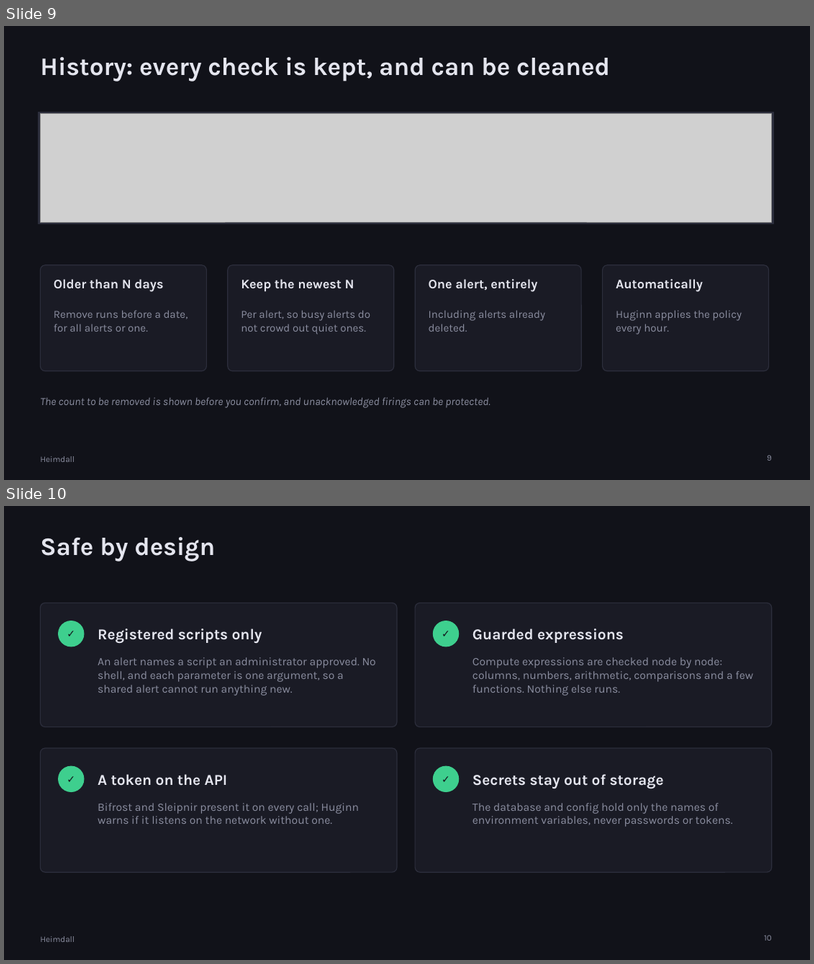
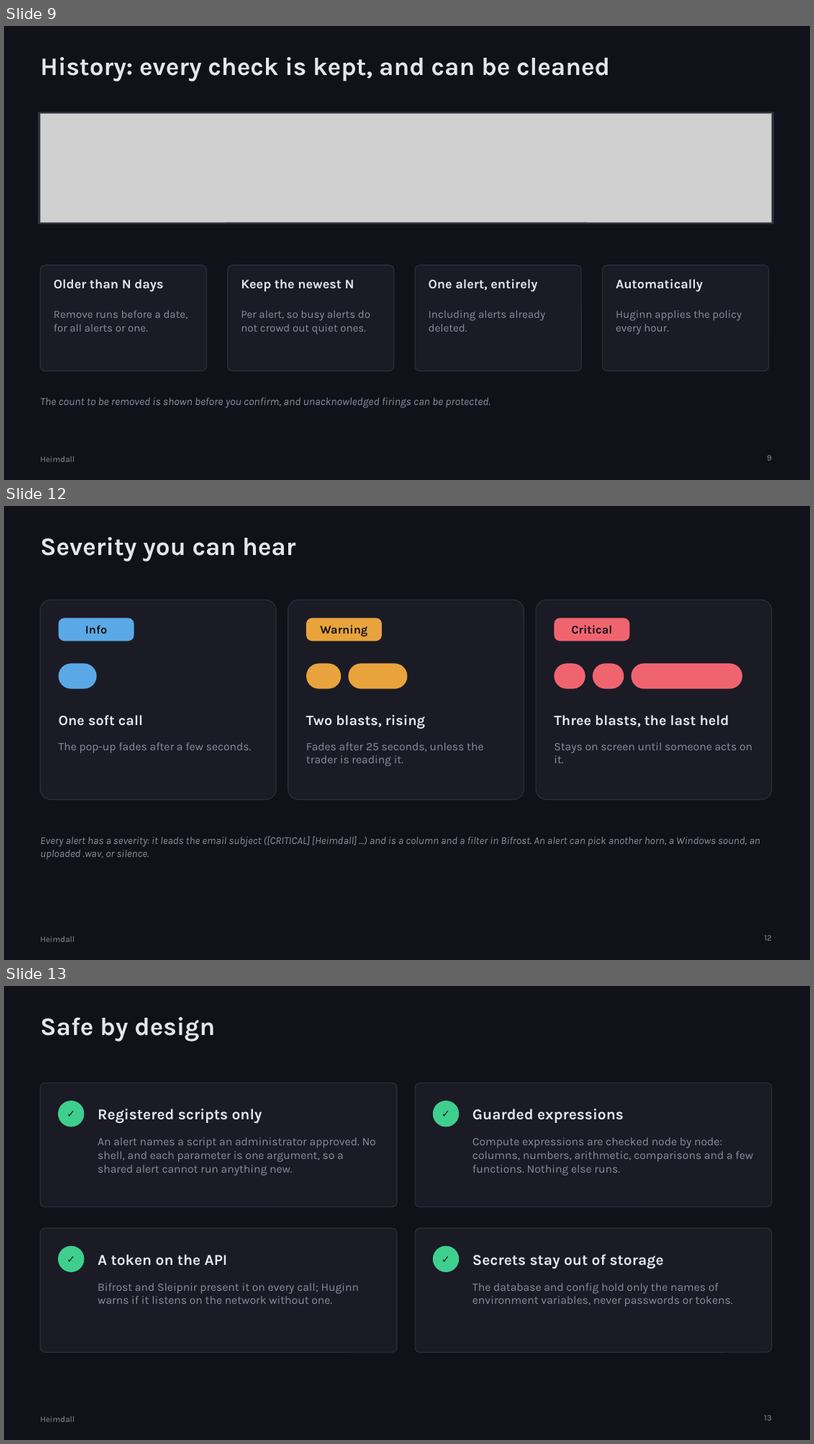
Before and after one commit to kas77000/heimdall, a slide deck: docs/presentation/Heimdall.pptx. Shown one above the other, each under a label of ours: slides 9 and 10 before the commit, slides 9, 12 and 13 after it; the slides between them are not shown. The pictures are 814x964 and 814x1444 pixels, drawn with LibreOffice and Linux fonts; fonts in the diff are those of the drawing; grey boxes stand for pictures. Boxes give left, top, right and bottom in pixels: in the first picture for what was removed or moved away, otherwise in the second. Text is boxed around its words. In the diff, an @@ line names an element or a change of style, - is before the commit and + after.

```diff
--- a/docs/presentation/Heimdall.pptx
+++ b/docs/presentation/Heimdall.pptx
@@ slide 12 added at bbox=[4, 506, 810, 960], background #111219; not listed: 1 template element that a slide beside it also shows @@
@@ title added at bbox=[40, 537, 296, 561], 30 pt, text #E4E5EE, bold @@
+Severity you can hear
@@ rounded rectangle added at bbox=[40, 600, 276, 800], fill #1A1B25, outline #2C2E3C 1 pt @@
@@ rounded rectangle added at bbox=[288, 600, 525, 800], fill #1A1B25, outline #2C2E3C 1 pt @@
@@ rounded rectangle added at bbox=[536, 600, 772, 800], fill #1A1B25, outline #2C2E3C 1 pt @@
@@ rounded rectangle added at bbox=[59, 618, 134, 641], fill #5AA9E6, 14 pt, text #111219, bold @@
+Info
@@ rounded rectangle added at bbox=[306, 618, 382, 641], fill #E8A33D, 14 pt, text #111219, bold @@
+Warning
@@ rounded rectangle added at bbox=[555, 618, 630, 641], fill #F06470, 14 pt, text #111219, bold @@
+Critical
@@ rounded rectangle added at bbox=[59, 663, 97, 689], fill #5AA9E6 @@
@@ rounded rectangle added at bbox=[306, 663, 341, 689], fill #E8A33D @@
@@ rounded rectangle added at bbox=[348, 663, 407, 689], fill #E8A33D @@
@@ rounded rectangle added at bbox=[555, 663, 586, 689], fill #F06470 @@
@@ rounded rectangle added at bbox=[593, 663, 625, 689], fill #F06470 @@
@@ rounded rectangle added at bbox=[631, 663, 743, 689], fill #F06470 @@
@@ text added at bbox=[59, 715, 143, 726], 17 pt, text #E4E5EE, bold @@
+One soft call
@@ text added at bbox=[306, 715, 425, 728], 17 pt, text #E4E5EE, bold @@
+Two blasts, rising
@@ text added at bbox=[554, 715, 730, 727], 17 pt, text #E4E5EE, bold @@
+Three blasts, the last held
@@ text added at bbox=[59, 742, 252, 753], 13.5 pt, text #8B8EA0 @@
+The pop-up fades after a few seconds.
@@ text added at bbox=[306, 742, 484, 766], 13.5 pt, text #8B8EA0 @@
+Fades after 25 seconds, unless the trader is reading it.
@@ text added at bbox=[554, 742, 753, 763], 13.5 pt, text #8B8EA0 @@
+Stays on screen until someone acts on it.
@@ text added at bbox=[40, 836, 761, 860], 12.5 pt, text #8B8EA0, italic @@
+Every alert has a severity: it leads the email subject ([CRITICAL] [Heimdall] ...) and is a column and a filter in Bifrost. An alert can pick another horn, a Windows sound, an uploaded .wav, or silence.
@@ page number added at bbox=[764, 934, 772, 940], 10 pt, text #8B8EA0 @@
+12
@@ what was slide 10 is now slide 13 @@
@@ page number at bbox=[764, 1414, 772, 1420]: text changed @@
-10
+13
```
Also in this commit, not shown: 5 slides changed, 2 other slides added, 27 other files.
